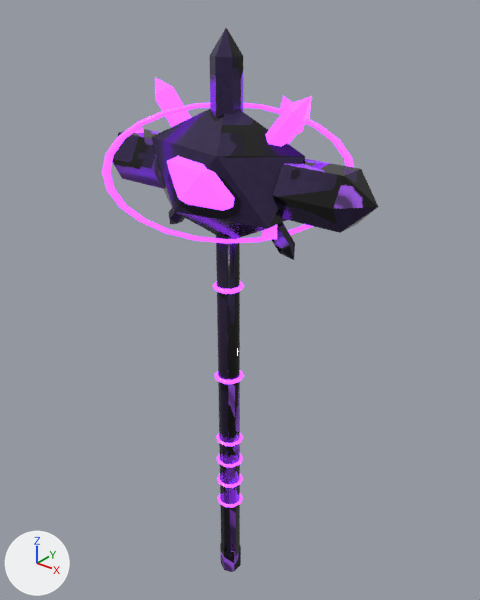
Renders of the Blender file Blender/Weapons/Heavy/12_void_heavy.blend from each side of a commit.
One viewpoint serves both versions: a 50 mm camera at (0.854, -1.026, 1.122) aimed at (-0.014, 0.058, 0.45). The lights are fixed; the arrows at lower left show +X, +Y and +Z. The first picture is the older version.

The older version as bpy lines, for what is in view:
```python
me_weapon = bpy.data.meshes.new('Weapon')
me_weapon.from_pydata(...)  # 547 vertices, 1082 faces; spans x -0.343..0.343, y -0.153..0.153, z -0.362..1.038
# faces by material slot: [212, 870]
me_weapon.materials.append(mat_void_heavy_main)
me_weapon.materials.append(mat_void_heavy_glow)  # purple #9b3bff, glowing purple #9b3bff
ob_weapon = bpy.data.objects.new('Weapon', me_weapon)
ob_weapon.location = (0.0, 0.0, 0.0)
```
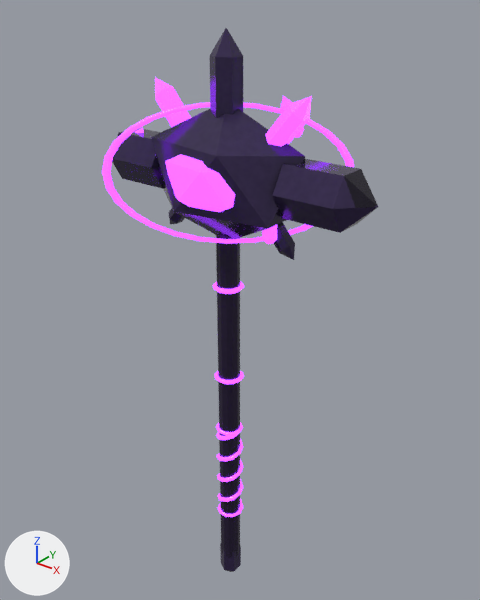
Edits to the scene script, one JSON object a line:
```json
{"block": "me_weapon", "where": "# used by ob_weapon; location = (0.0, 0.0, 0.0)"}
{"op": "remove", "block": "me_weapon", "code": "me_weapon.from_pydata(...)  # 547 vertices, 1082 faces; spans x -0.343..0.343, y -0.153..0.153, z -0.362..1.038"}
{"op": "add", "block": "me_weapon", "code": "me_weapon.from_pydata(...)  # 778 vertices, 1584 faces; spans x -0.343..0.343, y -0.154..0.154, z -0.362..1.038"}
{"block": "me_weapon", "change": "me_weapon part 1: the loose piece of 12 vertices spanning x -0.1..0.1, y -0.111..-0.01, z 0.686..0.834 is moved by (0.0, -0.005, 0.0)"}
{"block": "me_weapon", "change": "me_weapon part 2: the loose piece of 40 vertices spanning x -0.034..0.034, y -0.032..0.032, z -0.103..-0.092 is copied, and the copy is moved by (0.0, 0.0, -0.032); it spans x -0.034..0.034, y -0.032..0.032, z -0.135..-0.124"}
{"block": "me_weapon", "change": "me_weapon part 3: the loose piece of 40 vertices spanning x -0.034..0.034, y -0.032..0.032, z 0.092..0.103 is copied, and the copy is moved by (0.0, 0.0, 0.032); it spans x -0.034..0.034, y -0.032..0.032, z 0.124..0.135"}
{"block": "me_weapon", "change": "me_weapon part 4: 76 vertices moved from x -0.21..0.201, y -0.153..0.153, z -0.278..0.881 to x -0.211..0.204, y -0.154..0.154, z -0.278..0.869; 260 vertices removed from x -0.167..0.21, y -0.136..0.141, z -0.278..0.895; 411 vertices added at x -0.287..0.211, y -0.127..0.143, z -0.278..0.896"}
{"block": "me_weapon", "change": "me_weapon part 5: 374 kept faces spanning x -0.343..0.343, y -0.154..0.154, z -0.362..1.038 get new texture (UV) coordinates"}
```

Location of each change, (x1, y1, x2, y2) in pixels of the pictures (480 x 600 px; the box of a moved part takes in the faces that stretch with it):
```json
{"part": 1, "of": "me_weapon", "change": "moved or reshaped", "before": [167, 156, 235, 211], "after": [165, 154, 235, 212]}
{"part": 2, "of": "me_weapon", "change": "added", "after": [217, 504, 243, 517]}
{"part": 3, "of": "me_weapon", "change": "added", "after": [216, 422, 243, 436]}
{"part": 4, "of": "me_weapon", "change": "moved or reshaped", "before": [114, 103, 344, 557], "after": [112, 102, 345, 557]}
{"part": 5, "of": "me_weapon", "change": "surface changed", "before": [103, 30, 378, 572], "after": [103, 30, 378, 572]}
```
